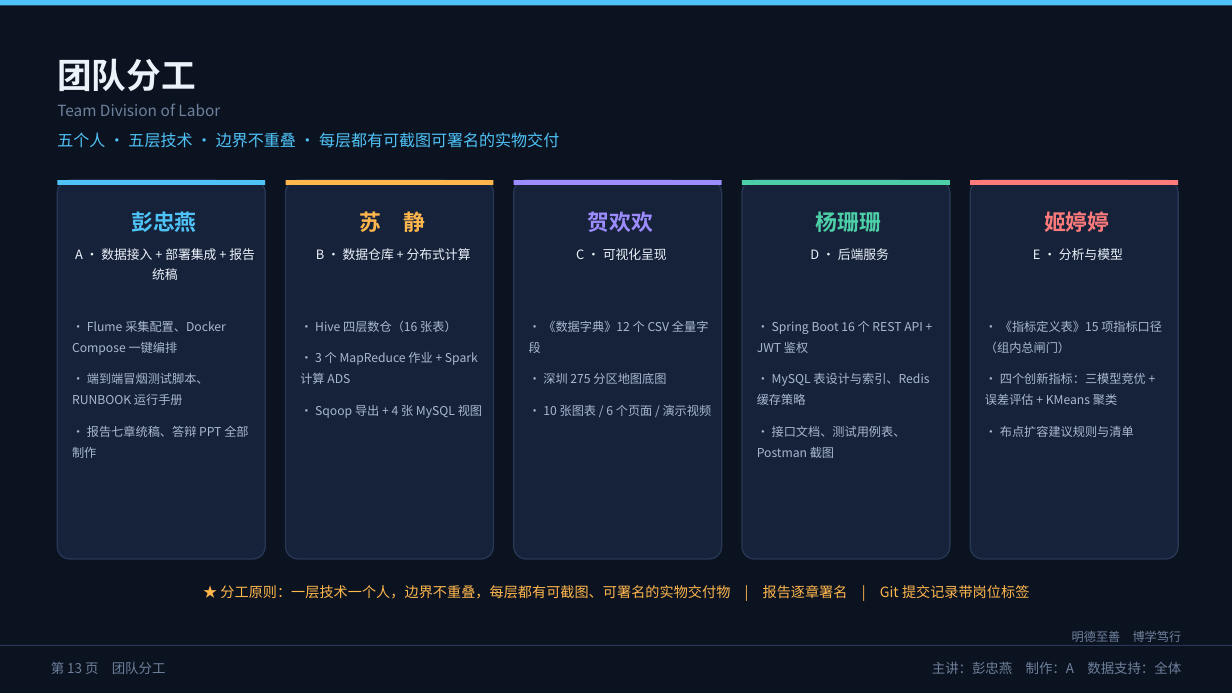
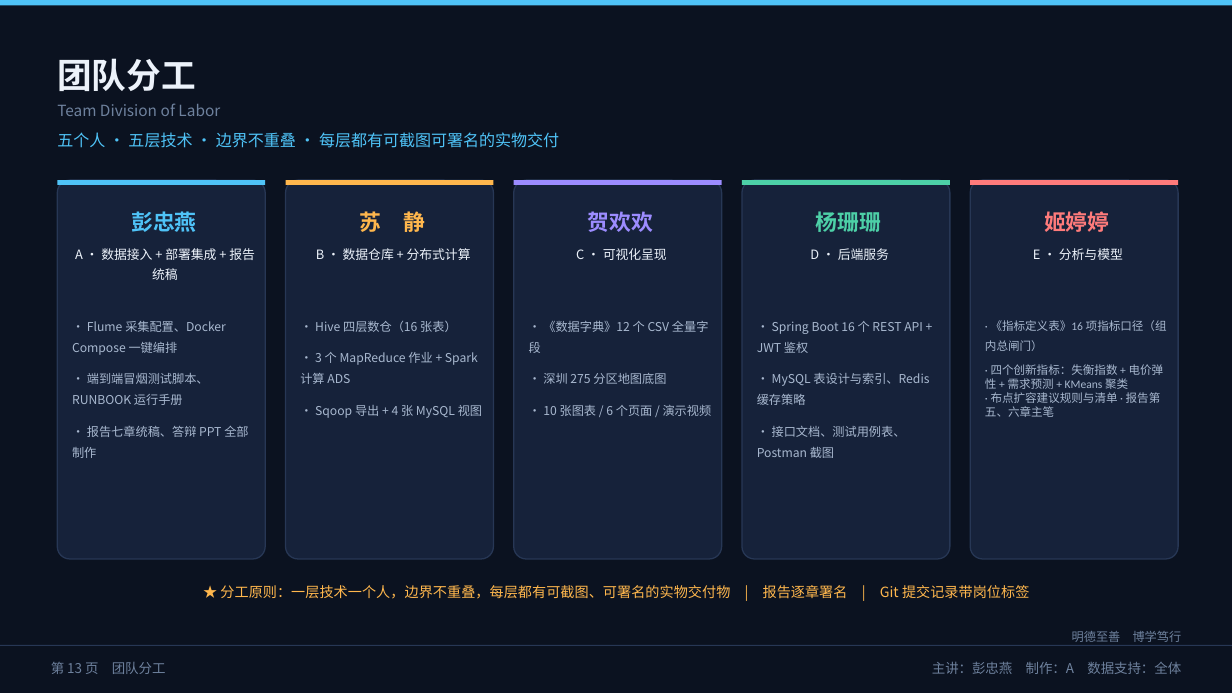
Before and after one commit to pengzhongyan01/urbanev-charge-analysis, a slide deck: slide 13 of docs/ppt/第02组_城市充电桩数据分析系统_答辩PPT.pptx. Drawn at 1232x693 pixels with LibreOffice and Linux fonts; fonts in the diff are those of the drawing. Boxes give left, top, right and bottom in pixels: in the first picture for what was removed or moved away, otherwise in the second. Text is boxed around its words. In the diff, an @@ line names an element or a change of style, - is before the commit and + after.

```diff
--- a/docs/ppt/第02组_城市充电桩数据分析系统_答辩PPT.pptx
+++ b/docs/ppt/第02组_城市充电桩数据分析系统_答辩PPT.pptx
@@ text at box(985, 320, 1167, 417): text changed; size 9.5 to 9 pt; font Noto Sans CJK SC to Calibri @@
-· 《指标定义表》15 项指标口径（组内总闸门）
-· 四个创新指标：三模型竞优 + 误差评估 + KMeans 聚类
-· 布点扩容建议规则与清单
+· 《指标定义表》16 项指标口径（组内总闸门）
+· 四个创新指标：失衡指数 + 电价弹性 + 需求预测 + KMeans 聚类
+· 布点扩容建议规则与清单 · 报告第五、六章主笔
```
Also in this commit, not shown: 2 other slides changed, 6 other files.
